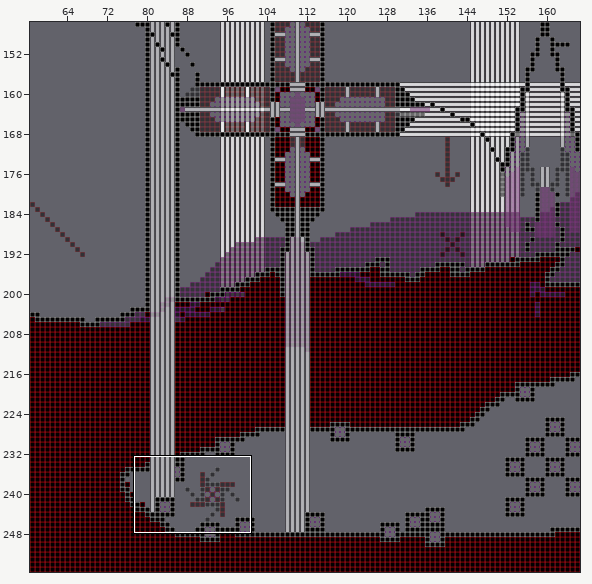
Tiled map, stored at core/assets/level3.tmx. The first picture is a wide view before the edit; the outline marks the close-up.
Close-up. Before:
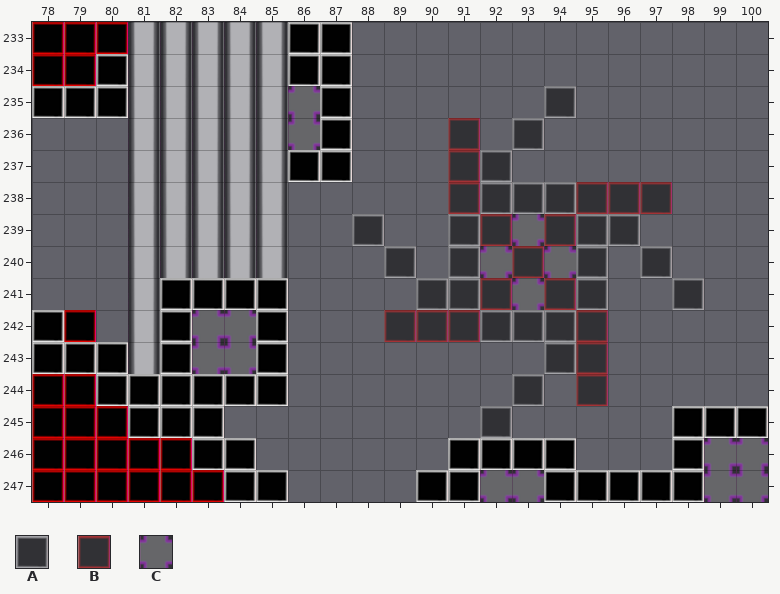
Cells are 32x32 px. Shown: x 78..100, y 233..247.
Key: from "cubes": A 2, B 3, C 5.
_ is an empty cell, # one hidden under a higher layer.
Layers that did not change in this view are not listed.
Layer "Tile Layer 1" before, first column x 88:
233 __________
234 __________
235 ______A___
236 ___B_A____
237 ___BA_____
238 ___BAAABBB
239 A__ABCBAA_
240 _A_ACBCA_A
241 __AABCBA__
242 _BBBAAAB__
243 ______AB__
244 _____A_B__
245 ____A_____
246 ___####___
247 __##CC####
New version:
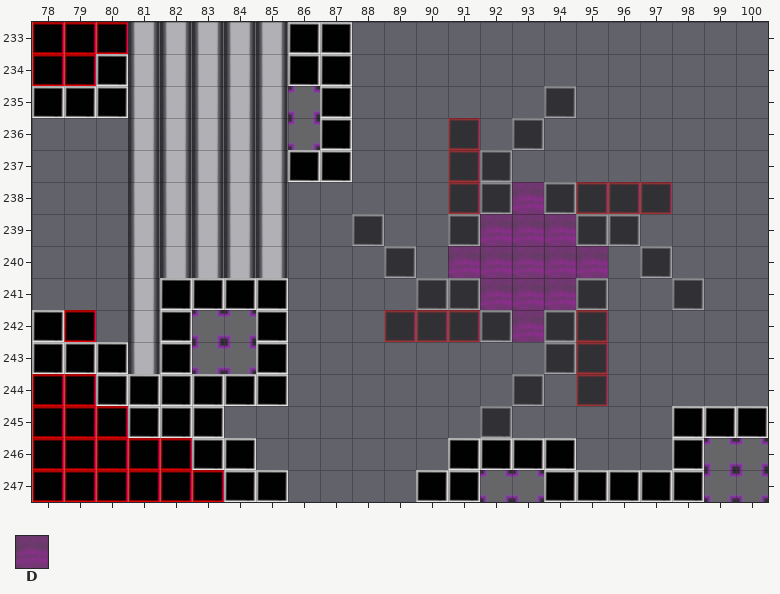
Further tiles: from "cubes": D 0.
Tiles of an added or newly shown layer are drawn over the layers below it.
See-through tiles are keyed as they look on the map.
Changes in this commit:
Changed rows in their new state; . is an unchanged cell.
Layer "Tile Layer 7":
first column x 93:
240 D
Layer "Tile Layer 6":
first column x 93:
240 D
Layer "end" (added):
first column x 91:
238 ..D..
239 .DDD.
240 DD.DD
241 .DDD.
242 ..D..
Layer "background":
first column x 92:
239 .D.
240 DDD
241 .D.
Layer "Tile Layer 1":
first column x 91:
238 ..D..
239 .DDD.
240 DDDDD
241 .DDD.
242 ..D..
Where, in picture pixels (left, top, right, bottom), the same in both close-ups:
changed: (448, 182, 608, 342)
